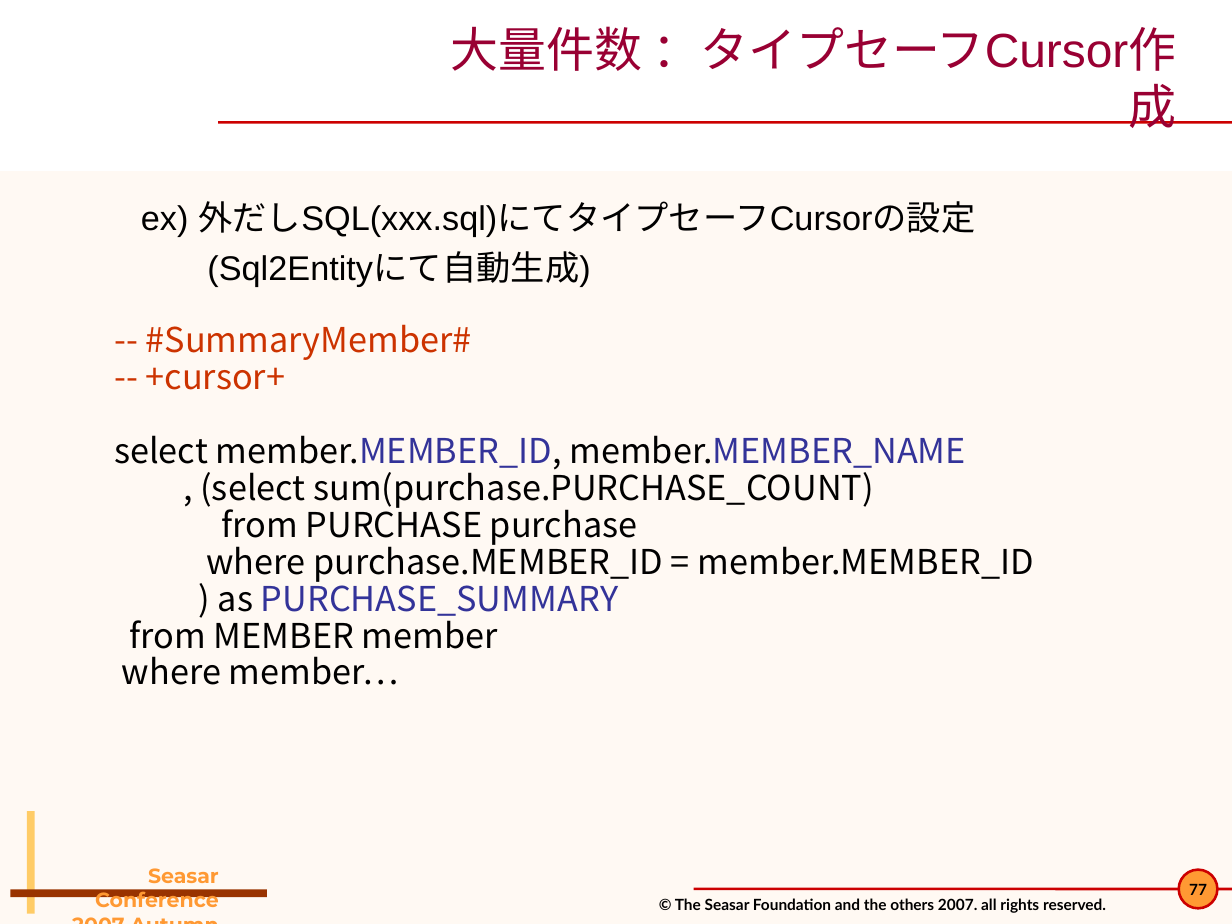
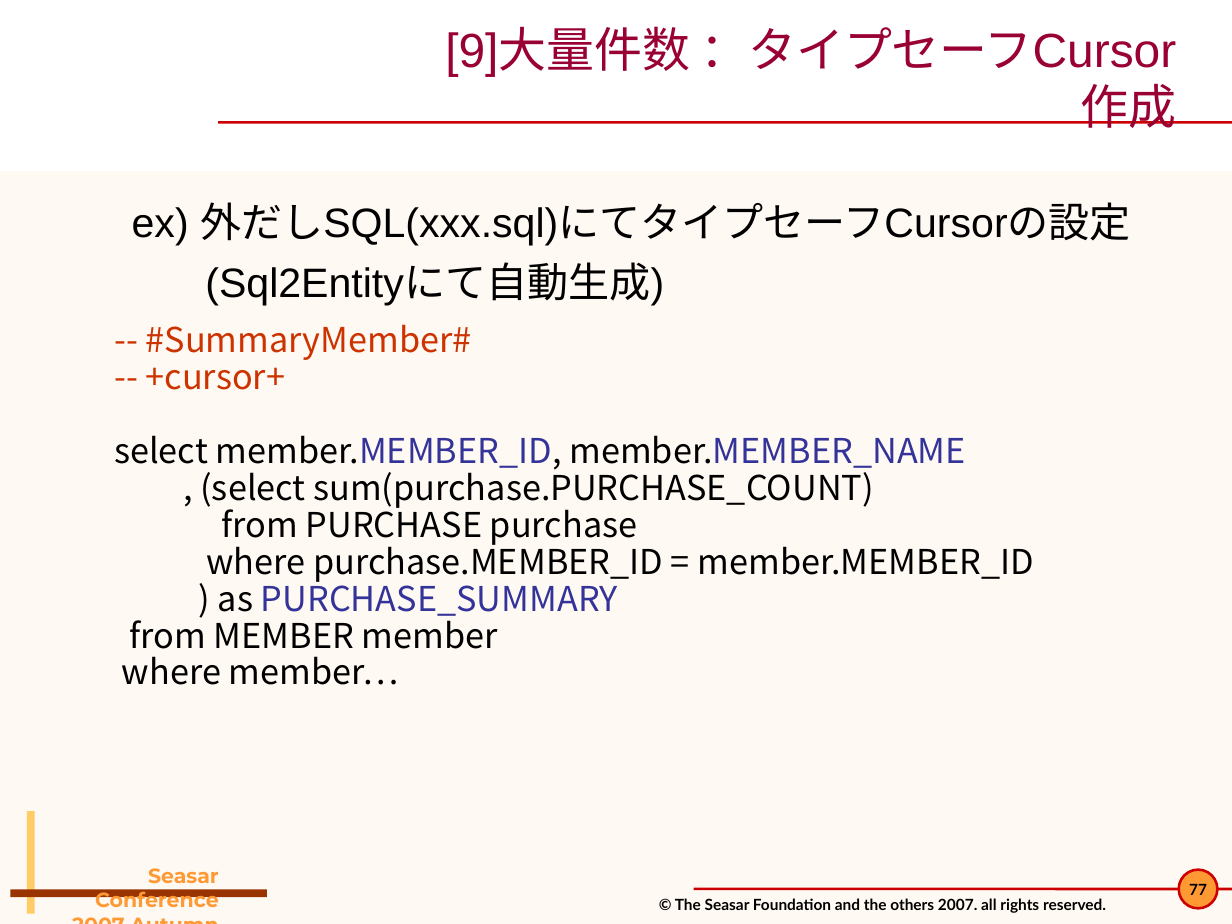
Before and after one commit to seasarorg/dbflute, a slide deck: slide 77 of dbflute/etc/doc/pres/sc2007a_2-DBFlute.ppt. Drawn at 1232x924 pixels with LibreOffice and Linux fonts; fonts in the diff are those of the drawing; background and template pictures are left out. Boxes give left, top, right and bottom in pixels: in the first picture for what was removed or moved away, otherwise in the second. Text is boxed around its words. In the diff, an @@ line names an element or a change of style, - is before the commit and + after.

```diff
--- a/dbflute/etc/doc/pres/sc2007a_2-DBFlute.ppt
+++ b/dbflute/etc/doc/pres/sc2007a_2-DBFlute.ppt
@@ title at (445, 27, 1177, 128): text changed @@
-大量件数 ：タイプセーフCursor作成
+[9]大量件数 ：タイプセーフCursor
+作成
@@ text "ex) 外だしSQL(xxx.sql)にてタイプセーフCursorの設定" at (132, 202, 1131, 305): size 20 to 24 pt; more space between paragraphs @@
```
Also in this commit, not shown: 60 other slides changed.
